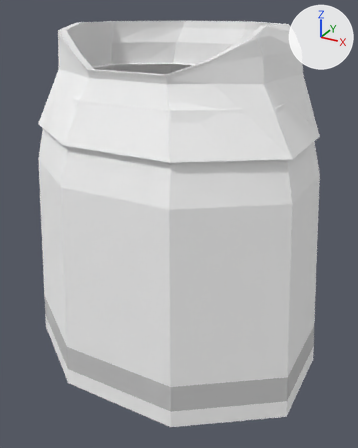
Before and after pictures for a commit that changed the OBJ model Models/person_fat_robe.obj.
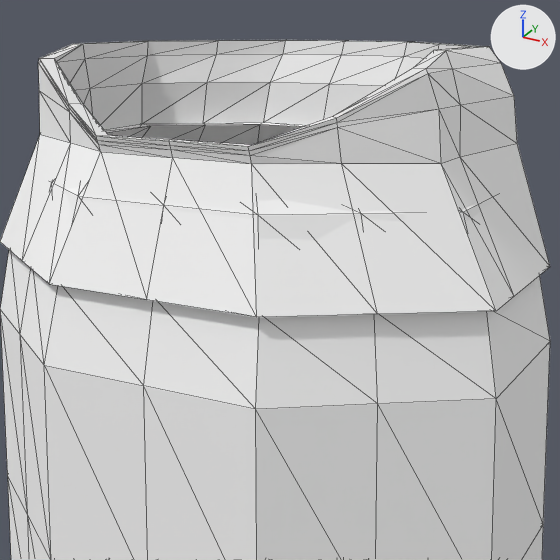
There are two pictures of each version: one whole from a 50 mm lens placed at (0.519, -0.912, 0.821), pointed at (0.022, -0.008, 0.369), one close up on the part from 11% to 91% of the width and 0% to 64% of the height. Arrows for +X, +Y and +Z are at upper right; the lights stay in place. The first two pictures are the older version. The close-ups show mesh edges as thin lines. Where no turn or scale is listed for an object, it has been applied to the vertices.

The first close-up shows 'person_fat_robe'.
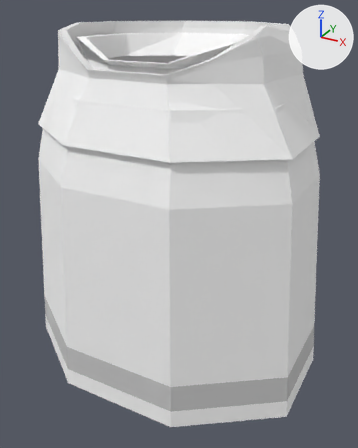
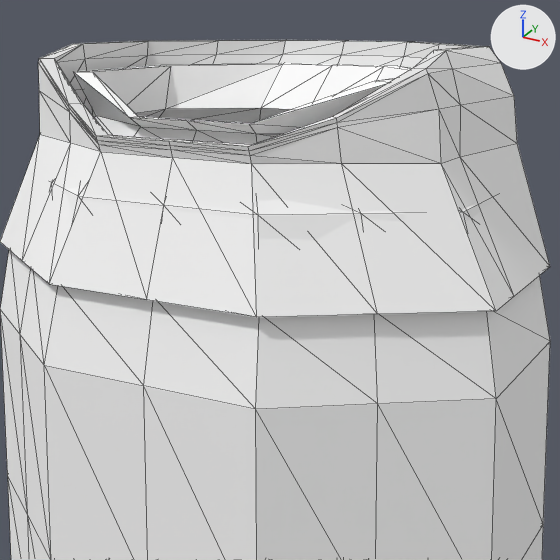
Edits to the scene script, one JSON object a line:
```json
{"block": "me_person_fat_robe", "where": "# used by ob_person_fat_robe; location = (0.0, 0.0, 0.0)"}
{"op": "remove", "block": "me_person_fat_robe", "code": "me_person_fat_robe.from_pydata(...)  # 384 vertices, 768 faces; spans x -0.334..0.334, y -0.248..0.248, z 0.03..0.79"}
{"op": "add", "block": "me_person_fat_robe", "code": "me_person_fat_robe.from_pydata(...)  # 464 vertices, 928 faces; spans x -0.334..0.334, y -0.248..0.248, z 0.03..0.79"}
{"block": "me_person_fat_robe", "change": "me_person_fat_robe part 1: a new loose piece of 80 vertices spanning x -0.213..0.213, y -0.142..0.189, z 0.68..0.765, in mat_stuff_plain (white #ffffff)"}
```

Where the change shows, as pixel boxes (x1, y1, x2, y2) in the close-ups (560 x 560 px):
```json
{"part": 1, "of": "me_person_fat_robe", "change": "added", "after": [74, 63, 412, 145]}
```
